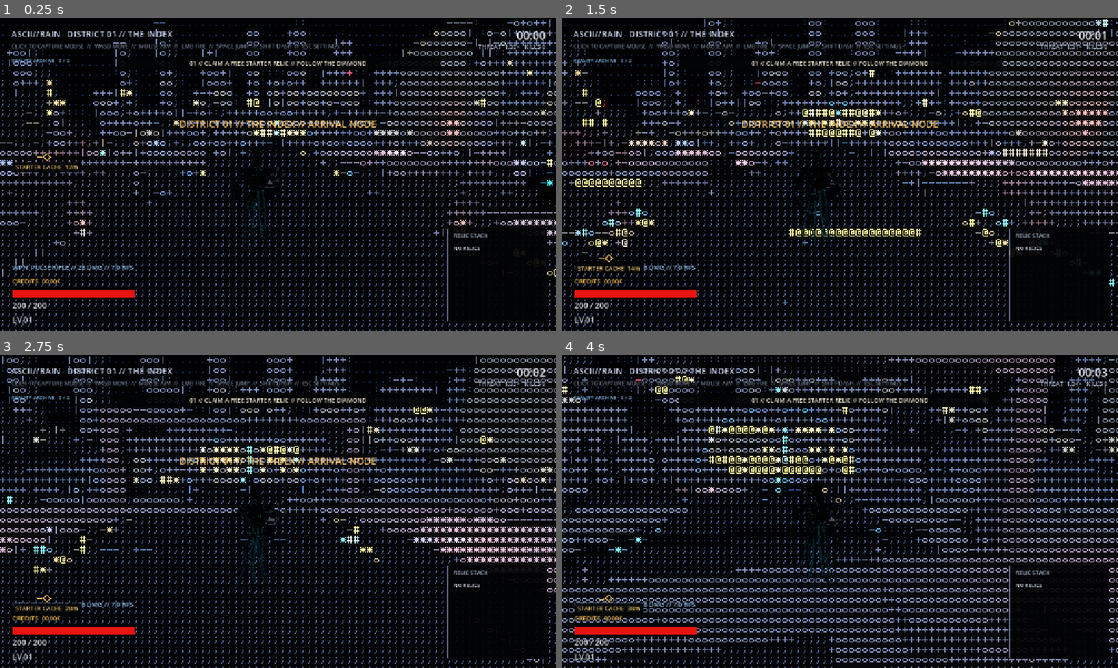
Above: before the commit, frames 1-4 (two rows, left to right).
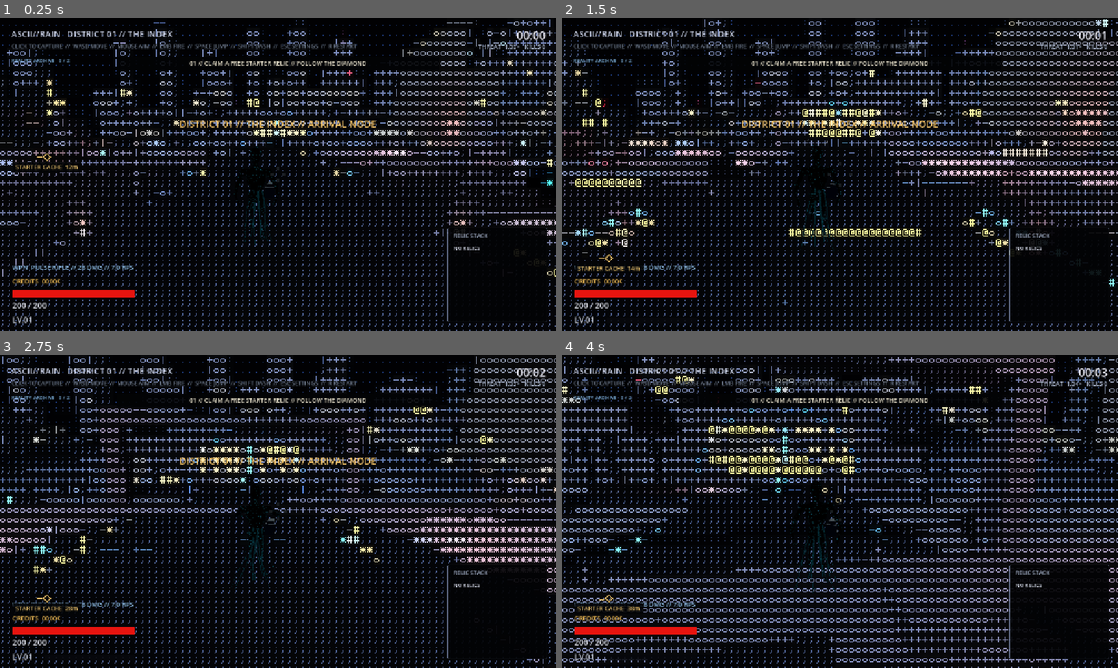
Above: after the commit, the same moments.

Repository: Gek2or/ascii-rain
Game: Godot game, scene res://scenes/Main.tscn
Two runs of this game, one before a commit and one after it. Both use one fixed random seed, a clock stepped at 60 frames per second and the inputs below. Sound files missing from this copy of the repository are replaced by a short silence.
Inputs (mouse positions are in pixels of both pictures, inside the frame that each line leads up to):
- Up to frame 1 (0.25 s): no input
- Up to frame 2 (1.5 s): tap Enter at 0.5, 1.25 s; move the mouse to (867, 174) at 0.52 s; hold Right mouse button (aim) 0.53-1.28 s; hold W (move_forward) from 0.53 s (still down); click (867, 174) at 0.67 s; tap Space (jump) at 0.77 s; move the mouse to (812, 174) at 1.27 s; tap Shift (dash) at 1.35 s; click (812, 174) at 1.42 s
- Up to frame 3 (2.75 s): keep holding W (move_forward); tap Space (jump) at 1.52 s; tap Enter at 2 s; move the mouse to (289, 505) at 2.02 s; tap E (interact) at 2.1 s; click (289, 505) at 2.17 s
- Up to frame 4 (4 s): keep holding W (move_forward); tap Enter at 2.75, 3.5 s; move the mouse to (834, 517) at 2.77 s; click (834, 517) at 2.85 s; tap Space (jump) at 3.02, 3.77 s; move the mouse to (878, 514) at 3.52 s; tap 1 (weapon_1) at 3.6 s; click (878, 514) at 3.67 s

The runs differ from the first frame. In frame 1, 0.5% of the frame differs, in the area x 11-65%, y 8-11%; in frame 2, 0.5%; in frame 3, 0.5%; in frame 4, 0.5%.

Commit message:
Add quick restart and restore touch aim

Diff:
--- a/project.godot
+++ b/project.godot
@@ -103,6 +103,11 @@
 "events": [Object(InputEventKey,"resource_local_to_scene":false,"resource_name":"","device":-1,"window_id":0,"alt_press …(195 unchanged characters)…
 ]
 }
+restart_run={
+"deadzone": 0.25,
+"events": [Object(InputEventKey,"resource_local_to_scene":false,"resource_name":"","device":-1,"window_id":0,"alt_pressed":false,"shift_pressed":false,"ctrl_pressed":false,"meta_pressed":false,"pressed":false,"keycode":0,"physical_keycode":82,"key_label":0,"unicode":114,"location":0,"echo":false,"script":null)
+]
+}
 aim={
 "deadzone": 0.25,
 "events": [Object(InputEventMouseButton,"resource_local_to_scene":false,"resource_name":"","device":32,"window_id":0,"a …(253 unchanged characters)…
--- a/scripts/game.gd
+++ b/scripts/game.gd
@@ -150,7 +150,7 @@
     if mobile_profile:
         controls_label.text = "TOUCH: MOVE / LOOK   FIRE / JUMP / DASH / WPN / USE / SET"
     else:
-        controls_label.text = "CLICK TO CAPTURE MOUSE  //  WASD MOVE  //  MOUSE AIM  //  LMB FIRE  //  SPACE JUMP  //  SHIFT DASH  //  ESC SETTINGS"
+        controls_label.text = "CLICK TO CAPTURE  //  WASD MOVE  //  MOUSE AIM  //  LMB FIRE  //  SPACE JUMP  //  SHIFT DASH  //  ESC SETTINGS  //  R RESTART"
 
     var material: ShaderMaterial = ascii_rect.material as ShaderMaterial
     if material != null:
@@ -311,6 +311,10 @@
         ascii_rect.visible = not ascii_rect.visible
         if _readability_renderer != null:
             _readability_renderer.call("set_effect_enabled", ascii_rect.visible)
+
+    if Input.is_action_just_pressed("restart_run") and (run_complete or player.health <= 0.0):
+        _on_restart_pressed()
+        return
 
     if run_complete or player.health <= 0.0:
         interaction_label.text = ""
--- a/scripts/player.gd
+++ b/scripts/player.gd
@@ -201,7 +201,10 @@
         return
     var aim_sensitivity: float = 0.62 if Input.is_action_pressed("aim") else 1.0
     var final_sensitivity: float = mouse_sensitivity * SettingsManager.mouse_sensitivity_scale * sensitivity_scale * aim_sensitivity
-    _pending_yaw -= delta_pixels.x * final_sensitivity
+    if _is_mobile_runtime():
+        rotate_y(-delta_pixels.x * final_sensitivity)
+    else:
+        _pending_yaw -= delta_pixels.x * final_sensitivity
     _pitch = clamp(_pitch - delta_pixels.y * final_sensitivity, -1.05, 0.55)
     camera_pivot.rotation.x = _pitch
 
--- a/tests/run_loop_smoke.gd
+++ b/tests/run_loop_smoke.gd
@@ -170,7 +170,9 @@
     _expect(_game.get_node("HUD/CompletePanel").visible, "result screen visible")
     _expect("CACHES 2" in str(_game.get_node("HUD/CompletePanel/Summary").text), "result counts claimed caches")
     _expect("NEW REALITY FRAGMENTS 1" in str(_game.get_node("HUD/CompletePanel/Summary").text), "result counts new archive records")
-    _game.call("_on_restart_pressed")
+    Input.action_press("restart_run")
+    await process_frame
+    Input.action_release("restart_run")
     for frame in range(15):
         await physics_frame
     _game = current_scene
Not shown, changed: README.md
Not shown, changed: docs/index.html
Not shown, changed: docs/index.pck
